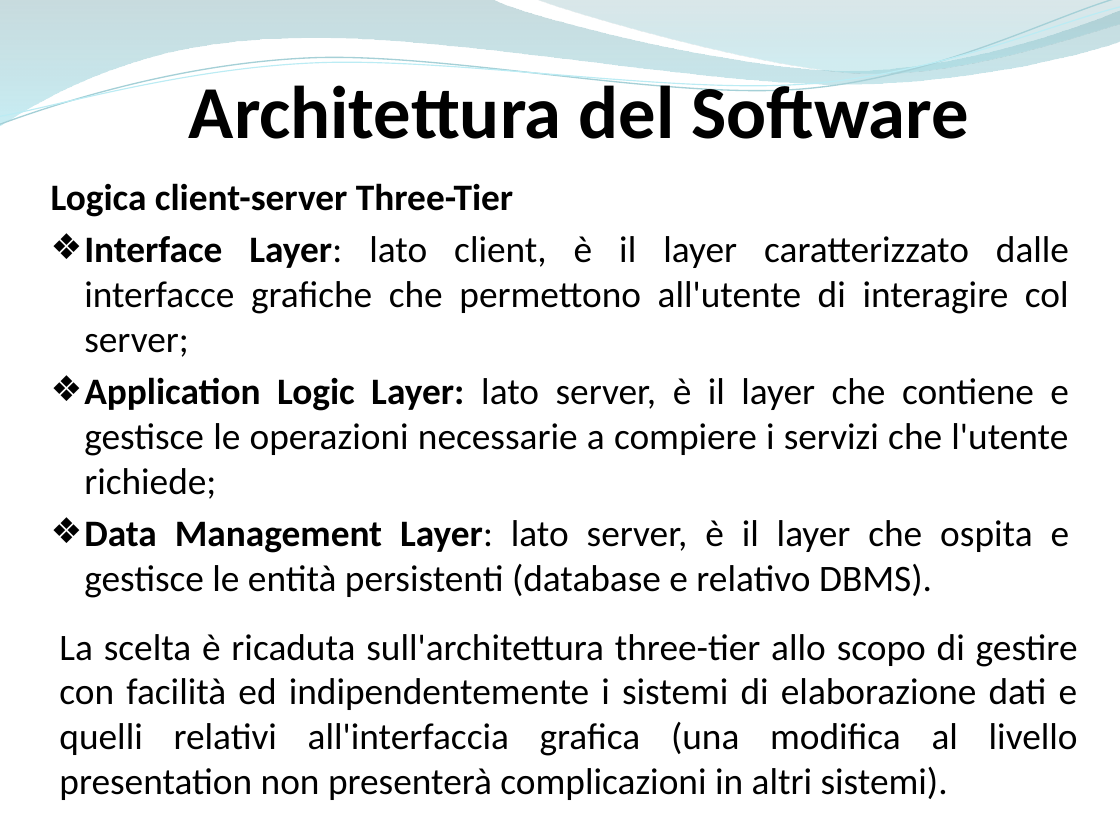
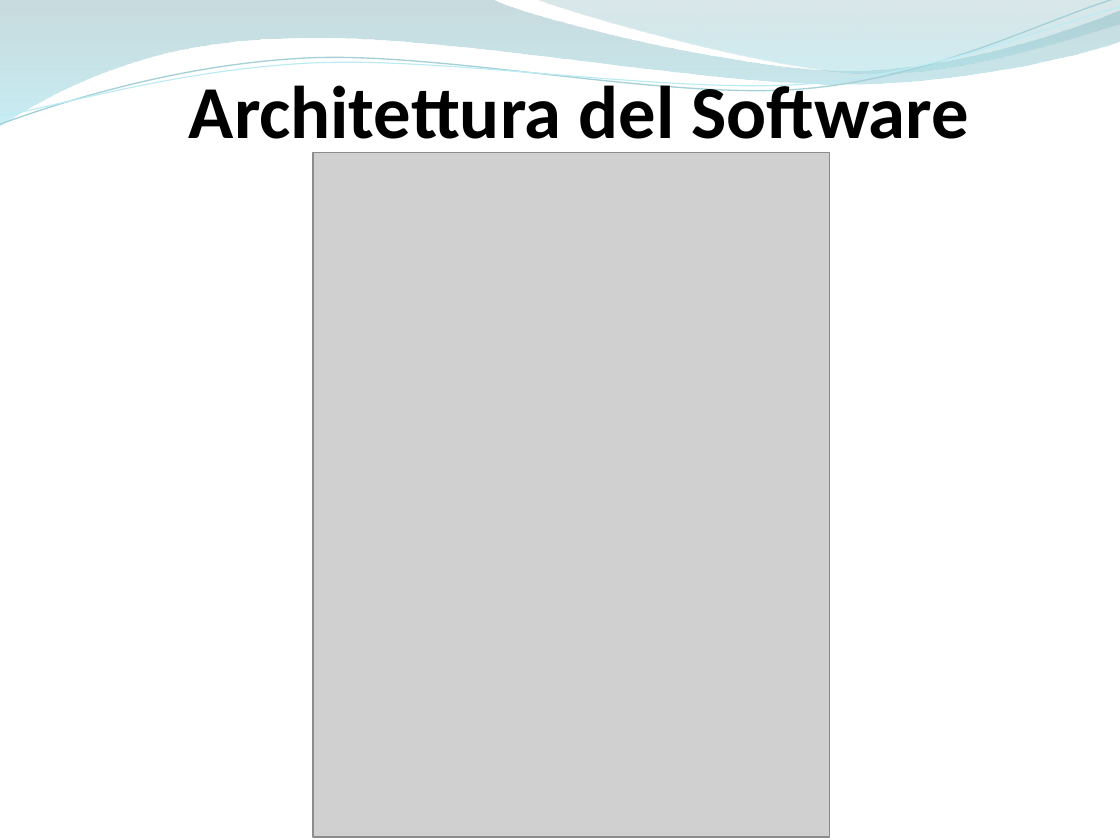
Before and after one commit to ammirate/at-silo, a slide deck: slide 15 of Presentazione/Atsilo1/Micco/Atsilo_A_Micco.pptx. Drawn at 1120x840 pixels with LibreOffice and Linux fonts; fonts in the diff are those of the drawing; grey boxes stand for pictures. Boxes give left, top, right and bottom in pixels: in the first picture for what was removed or moved away, otherwise in the second. Text is boxed around its words. In the diff, an @@ line names an element or a change of style, - is before the commit and + after.

```diff
--- a/Presentazione/Atsilo1/Micco/Atsilo_A_Micco.pptx
+++ b/Presentazione/Atsilo1/Micco/Atsilo_A_Micco.pptx
@@ picture added at [314,152,830,837] @@
@@ text removed at [51,183,1070,598] @@
-Logica client-server Three-Tier
-❖ Interface Layer: lato client, è il layer caratterizzato dalle interfacce grafiche che permettono all'utente di interagire col server;
-❖ Application Logic Layer: lato server, è il layer che contiene e gestisce le operazioni necessarie a compiere i servizi che l'utente richiede;
-❖ Data Management Layer: lato server, è il layer che ospita e gestisce le entità persistenti (database e relativo DBMS).
@@ text removed at [59,634,1078,800] @@
-La scelta è ricaduta sull'architettura three-tier allo scopo di gestire con facilità ed indipendentemente i sistemi di elaborazione dati e quelli relativi all'interfaccia grafica (una modifica al livello presentation non presenterà complicazioni in altri sistemi).
```
Also in this commit, not shown: 9 other slides changed.
